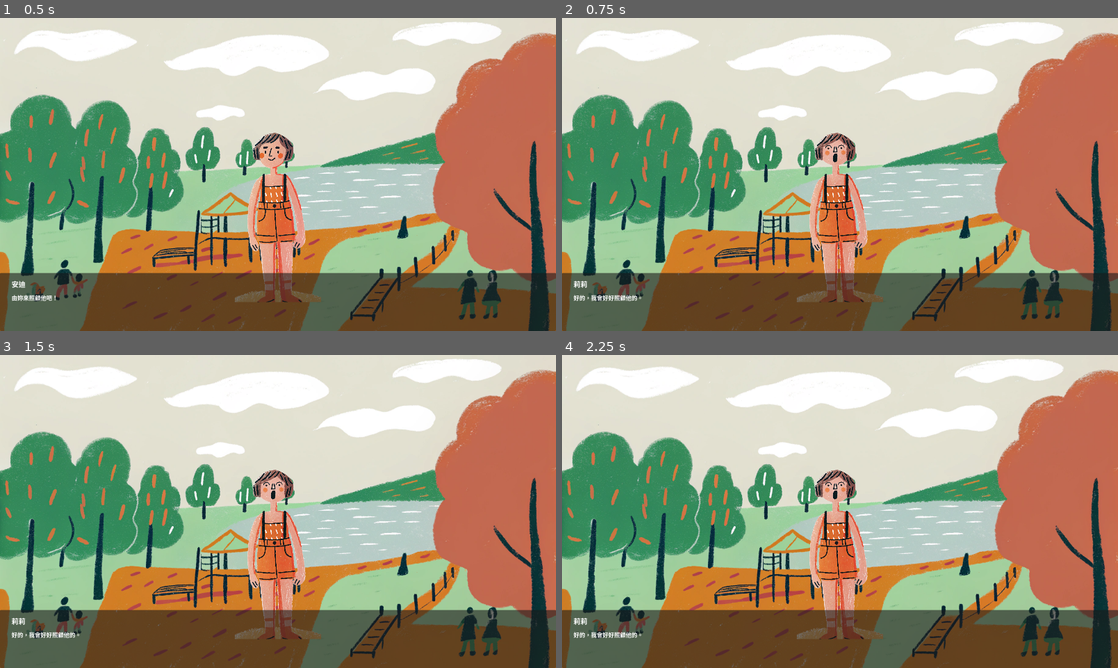
Above: before the commit, frames 1-4 (two rows, left to right).
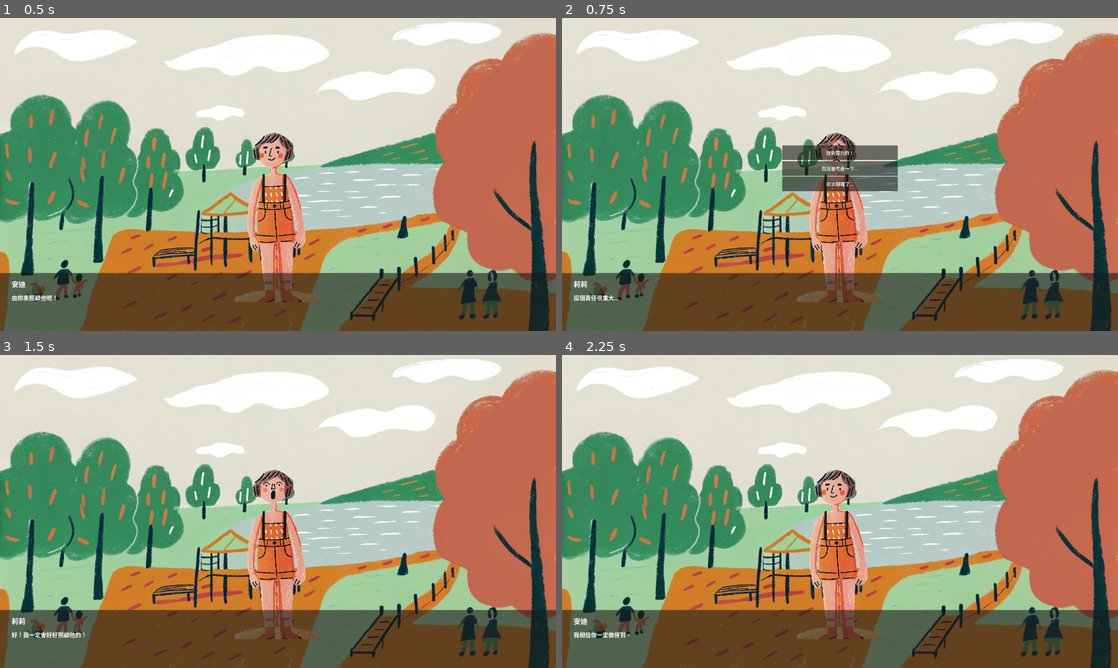
Above: after the commit, the same moments.

Repository: hey77tw/vibe_godot
Game: Godot game, scene res://scenes/DialogueScene.tscn
The game is run twice, just before and just after one commit, with the same random seed, the same clock (stepped at 60 frames per second) and the same inputs.
Inputs (mouse positions are in pixels of both pictures, inside the frame that each line leads up to):
- Up to frame 1 (0.5 s): no input
- Up to frame 2 (0.75 s): tap Enter at 0.5 s; move the mouse to (962, 158) at 0.52 s; click (962, 158) at 0.67 s
- Up to frame 3 (1.5 s): click (278, 489) at 1.25 s, where only the run after the commit has a clickable "我會盡力的！"
- Up to frame 4 (2.25 s): tap Space at 2 s; move the mouse to (728, 527) at 2.02 s; click (728, 527) at 2.17 s

Frame 1 is identical in both runs. In frame 2, 3.0% of the frame differs, in the area x 2-61%, y 37-91%; in frame 3, 0.1%; in frame 4, 0.5%.

Commit message:
新增選項模組

Diff:
--- a/scenes/DialogueScene.tscn
+++ b/scenes/DialogueScene.tscn
@@ -68,3 +68,26 @@
 grow_horizontal = 2
 grow_vertical = 2
 theme_override_font_sizes/normal_font_size = 20
+
+[node name="ChoicePanel" type="Control" parent="UIRoot"]
+visible = false
+layout_mode = 1
+anchors_preset = 8
+anchor_left = 0.5
+anchor_top = 0.5
+anchor_right = 0.5
+anchor_bottom = 0.5
+offset_left = -200.0
+offset_top = -100.0
+offset_right = 200.0
+offset_bottom = 100.0
+grow_horizontal = 2
+grow_vertical = 2
+
+[node name="ChoiceContainer" type="VBoxContainer" parent="UIRoot/ChoicePanel"]
+layout_mode = 1
+anchors_preset = 15
+anchor_right = 1.0
+anchor_bottom = 1.0
+grow_horizontal = 2
+grow_vertical = 2
--- a/scripts/dialogue_scene.gd
+++ b/scripts/dialogue_scene.gd
@@ -12,11 +12,70 @@
 	},
 	{
 		"character": "莉莉",
-		"text": "好的，我會好好照顧他的。",
-		"character_image": "res://resources/characters/girl-a-surprise.png",
-		"background": "res://resources/backgrounds/a-park.png"
+		"text": "這個責任很重大...",
+		"character_image": "res://resources/characters/girl-a-sad.png",
+		"background": "res://resources/backgrounds/a-park.png",
+		"choices": [
+			{
+				"text": "我會盡力的！",
+				"next_dialogue": "accept_route"
+			},
+			{
+				"text": "我需要考慮一下...",
+				"next_dialogue": "hesitate_route"
+			},
+			{
+				"text": "這太困難了...",
+				"next_dialogue": "reject_route"
+			}
+		]
 	}
 ]
+
+var dialogue_routes = {
+	"accept_route": [
+		{
+			"character": "莉莉",
+			"text": "好！我一定會好好照顧他的！",
+			"character_image": "res://resources/characters/girl-a-surprise.png",
+			"background": "res://resources/backgrounds/a-park.png"
+		},
+		{
+			"character": "安迪",
+			"text": "我相信你一定做得到。",
+			"character_image": "res://resources/characters/girl-a-normal.png",
+			"background": "res://resources/backgrounds/a-park.png"
+		}
+	],
+	"hesitate_route": [
+		{
+			"character": "莉莉",
+			"text": "這確實需要好好思考...",
+			"character_image": "res://resources/characters/girl-a-sad.png",
+			"background": "res://resources/backgrounds/a-park.png"
+		},
+		{
+			"character": "安迪",
+			"text": "沒關係，慢慢考慮。",
+			"character_image": "res://resources/characters/girl-a-normal.png",
+			"background": "res://resources/backgrounds/a-park.png"
+		}
+	],
+	"reject_route": [
+		{
+			"character": "莉莉",
+			"text": "對不起，我可能無法勝任...",
+			"character_image": "res://resources/characters/girl-a-sad.png",
+			"background": "res://resources/backgrounds/a-park.png"
+		},
+		{
+			"character": "安迪",
+			"text": "我明白了，這確實是個艱難的決定。",
+			"character_image": "res://resources/characters/girl-a-normal.png",
+			"background": "res://resources/backgrounds/a-park.png"
+		}
+	]
+}
 
 func _ready():
 	current_dialogue = test_dialogue
@@ -43,10 +102,42 @@
 		if texture:
 			$UIRoot/Background.texture = texture
 
+	# 如果有選項
+	if dialogue.has("choices"):
+		show_choices(dialogue["choices"])
+
+func show_choices(choices):
+	# 清除現有的選項按鈕
+	for child in $UIRoot/ChoicePanel/ChoiceContainer.get_children():
+		child.queue_free()
+
+	# 創建新的選項按鈕
+	for choice in choices:
+		var button = Button.new()
+		button.text = choice["text"]
+		button.custom_minimum_size = Vector2(0, 50)
+		button.pressed.connect(_on_choice_selected.bind(choice))
+		$UIRoot/ChoicePanel/ChoiceContainer.add_child(button)
+
+	# 顯示選項面板
+	$UIRoot/ChoicePanel.visible = true
+
+func _on_choice_selected(choice):
+	# 隱藏選項面板
+	$UIRoot/ChoicePanel.visible = false
+
+	# 切換到選擇的對話路線
+	if choice.has("next_dialogue") and dialogue_routes.has(choice["next_dialogue"]):
+		current_dialogue = dialogue_routes[choice["next_dialogue"]]
+		current_index = 0
+		show_current_dialogue()
+
 func _input(event):
 	if event is InputEventMouseButton:
 		if event.button_index == MOUSE_BUTTON_LEFT and event.pressed:
-			next_dialogue()
+			# 如果選項面板可見，不要進行下一段對話
+			if not $UIRoot/ChoicePanel.visible:
+				next_dialogue()
 
 func next_dialogue():
 	current_index += 1
